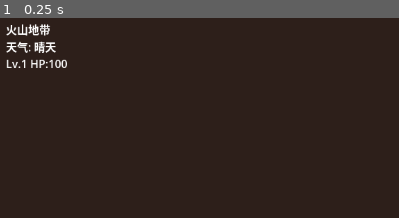
Above: before the commit, frame 1.
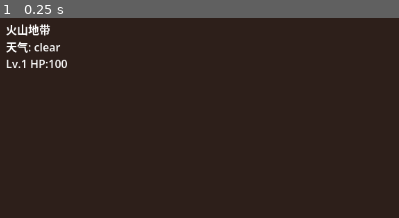
Above: after the commit, the same moment.

Repository: Dzcdzc2001/vibejam2026
Game: Godot game, scene res://scenes/volcano_region.tscn
The game is run twice, just before and just after one commit, with the same random seed, the same clock (stepped at 60 frames per second) and the same inputs. This scene is started directly instead of the project's main scene.
Inputs:
- Up to frame 1 (0.25 s): no input
The pictures show only the part of the screen within x 0-50%, y 0-50%; the shares and areas given below are measured in that part.

The runs differ from the first frame. In frame 1, 0.3% of the frame differs, in the area x 8-16%, y 11-18%.
Error before the commit: Invalid access to property or key 'weather_table' on a base object of type 'null instance'. (res://scripts/scenes/volcano_region.gd:13)

Commit message:
fix: add fallback WeatherTable construction, null-guard region_config loads

Diff:
--- a/bianjingyuanzheng/scripts/scenes/volcano_region.gd
+++ b/bianjingyuanzheng/scripts/scenes/volcano_region.gd
@@ -10,14 +10,17 @@
 	region_config = load("res://resources/regions/volcano_region.tres")
 
 	weather_controller = WeatherController.new()
-	weather_controller.weather_table = region_config.weather_table
+	if region_config != null and region_config.weather_table != null:
+		weather_controller.weather_table = region_config.weather_table
+	else:
+		weather_controller.weather_table = _create_default_weather_table()
 	add_child(weather_controller)
 
 	EventBus.weather_changed.connect(_on_weather_changed)
 
 	# Initialize monster spawners
 	for spawner in $Monsters.get_children():
-		if spawner is MonsterSpawner:
+		if spawner is MonsterSpawner and region_config != null:
 			spawner.initialize(region_config, current_weather)
 
 	_update_hud()
@@ -48,6 +51,8 @@
 
 func _on_boss_lair_entered(_body: Node2D) -> void:
 	var boss_res := load("res://resources/monsters/burning_rhino_king.tres") as MonsterData
+	if boss_res == null:
+		return
 	BattleConfig.pending_monster = boss_res
 	BattleConfig.pending_monster_instance = {
 		"current_hp": boss_res.base_hp,
@@ -56,6 +61,64 @@
 		"current_spd": boss_res.base_spd,
 		"current_res": boss_res.base_res
 	}
-	BattleConfig.from_region = region_config.region_id
+	BattleConfig.from_region = region_config.region_id if region_config else "volcano"
 	BattleConfig.current_weather = current_weather
 	get_tree().change_scene_to_file("res://scenes/battle_scene.tscn")
+
+func _create_default_weather_table() -> WeatherTable:
+	var table := WeatherTable.new()
+	table.region_id = "volcano"
+
+	var entries: Array[WeatherEntry] = []
+
+	var clear_entry := WeatherEntry.new()
+	clear_entry.weather_id = "clear"
+	clear_entry.display_name = "晴天"
+	clear_entry.base_weight = 25.0
+	entries.append(clear_entry)
+
+	var eruption := WeatherEntry.new()
+	eruption.weather_id = "volcano_eruption"
+	eruption.display_name = "火山喷发"
+	eruption.base_weight = 10.0
+	eruption.monster_atk_mod = 1.3
+	eruption.monster_def_mod = 1.2
+	eruption.player_spd_mod = 0.8
+	eruption.player_hp_drain = 5.0
+	eruption.rare_spawn_bonus = 0.2
+	eruption.creativity_bonus = 2
+	entries.append(eruption)
+
+	var ash := WeatherEntry.new()
+	ash.weather_id = "ash_storm"
+	ash.display_name = "灰烬风暴"
+	ash.base_weight = 15.0
+	ash.monster_atk_mod = 1.1
+	ash.monster_def_mod = 1.5
+	ash.player_spd_mod = 0.6
+	ash.player_hp_drain = 3.0
+	entries.append(ash)
+
+	var geo := WeatherEntry.new()
+	geo.weather_id = "geothermal"
+	geo.display_name = "地热活跃"
+	geo.base_weight = 12.0
+	geo.monster_atk_mod = 1.2
+	geo.rare_spawn_bonus = 0.3
+	geo.creativity_bonus = 3
+	entries.append(geo)
+
+	var aurora := WeatherEntry.new()
+	aurora.weather_id = "volcano_aurora"
+	aurora.display_name = "极光火山"
+	aurora.base_weight = 8.0
+	aurora.night_bonus = 1.0
+	aurora.monster_atk_mod = 0.8
+	aurora.monster_def_mod = 0.9
+	aurora.player_spd_mod = 1.2
+	aurora.rare_spawn_bonus = 0.5
+	aurora.creativity_bonus = 5
+	entries.append(aurora)
+
+	table.entries = entries
+	return table
